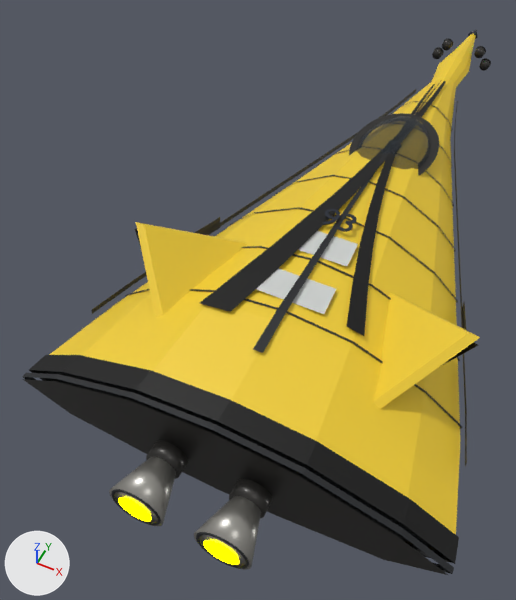
The glTF model ThoriumGap_JS/models/Ship_PyramidLifter_990348.glb, before and after one commit.
The view is the same before and after, from a camera (50 mm lens) standing at (1.44, -5.77, 4.71) and looking at (-0.67, -1.55, -0.57). The axes (+X, +Y, +Z) are drawn at lower left. The lights are the same throughout. The first picture is the older version. Where no turn or scale is listed for an object, it has been applied to the vertices.

In view in the first picture: 'CanopyGlass_LowInsetSmokedDome', 'DorsalArmorPlate_01_RaisedCenterPanel', 'EngineBell_Left_BurnishedNozzle', 'EngineBell_Right_BurnishedNozzle', 'EngineDeck_AftDarkCompressionSeal', 'EngineDeck_AftFacetedDarkMountPlate', 'EngineDeck_AftOuterArmorCollar', 'EngineEmitter', 'Fuselage_MainPyramidalLiftingBody', 'Nose_FacetedRamNeedle', 'PaintDiagonalArmor_TopPrimarySlash', 'PaintDiagonalArmor_TopSecondaryCounterSlash', 'TailFin_Left_ShortCantedStabilizer', 'TailFin_Right_ShortCantedStabilizer' and 22 more.
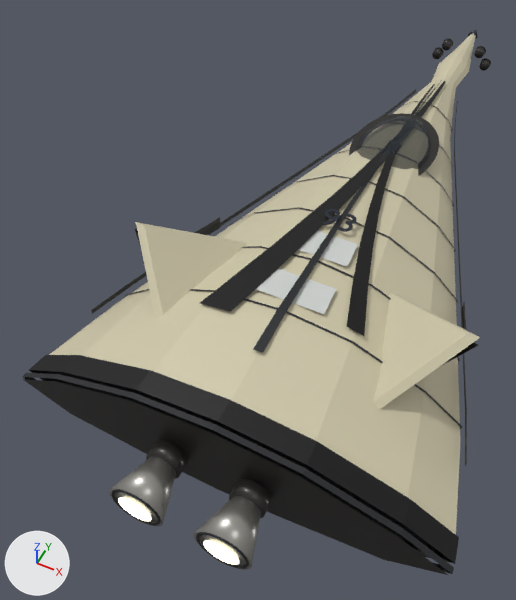
Pixel boxes (x1, y1, x2, y2) of what changed, in the pictures (516 x 600 px):
'Fuselage_MainPyramidalLiftingBody', recoloured (yellow to beige)
    both: (49, 77, 460, 535)
'TailFin_Right_ShortCantedStabilizer', recoloured (yellow to beige)
    both: (373, 293, 480, 409)
'TailFin_Left_ShortCantedStabilizer', recoloured (yellow to beige)
    both: (136, 222, 247, 317)
'Nose_FacetedRamNeedle', recoloured (yellow to beige)
    both: (432, 34, 476, 87)
'EngineEmitter', recoloured
    both: (118, 497, 239, 565)

What changed in the scene script:
```text
Change mat_engineglow:
    mat_engineglow.emission_color: (1.0, 1.0, 0.0) -> (0.62, 0.57, 0.4)  # yellow #ffff00 -> beige #cec7aa
Change mat_ship_pyramidlifterfamily_obsidianmanta_low_pyramid_diagonal_armor_seed990348_hull_main:
    mat_ship_pyramidlifterfamily_obsidianmanta_low_pyramid_diagonal_armor_seed990348_hull_main.base_color: (0.871, 0.611, 0.0319) -> (0.62, 0.57, 0.4)  # yellow #f0cd32 -> beige #cec7aa
```
